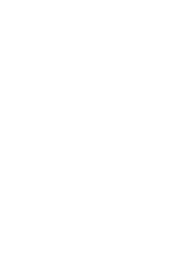
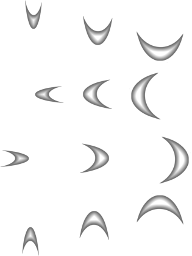
Layer changes from the first 192 × 256 image to the second:
renamed "up3" to "3up", painted on it over [136, 193, 184, 225]
renamed "right3" to "3right", moved it above "3left", painted on it over [159, 136, 191, 184]
renamed "left3" to "3left", moved it above "3down", painted on it over [129, 72, 161, 120]
renamed "down3" to "3down", moved it above "2up", painted on it over [136, 31, 184, 63]
renamed "up2" to "2up", painted on it over [79, 211, 109, 240]
renamed "right2" to "2right", painted on it over [80, 143, 109, 173]
removed layer "right1" over [19, 155, 29, 165]
renamed "left2" to "2left", painted on it over [83, 79, 112, 109]
removed layer "left1" over [35, 91, 45, 101]
renamed "down2" to "2down", painted on it over [83, 16, 113, 45]
renamed "up1" to "1up", moved it above "1right", painted on it over [22, 227, 39, 256]
added layer "1right" above "1left" over [0, 150, 29, 167]
added layer "1left" above "1down" over [35, 86, 64, 103]
renamed "down1" to "1down", painted on it over [25, 0, 42, 29]
